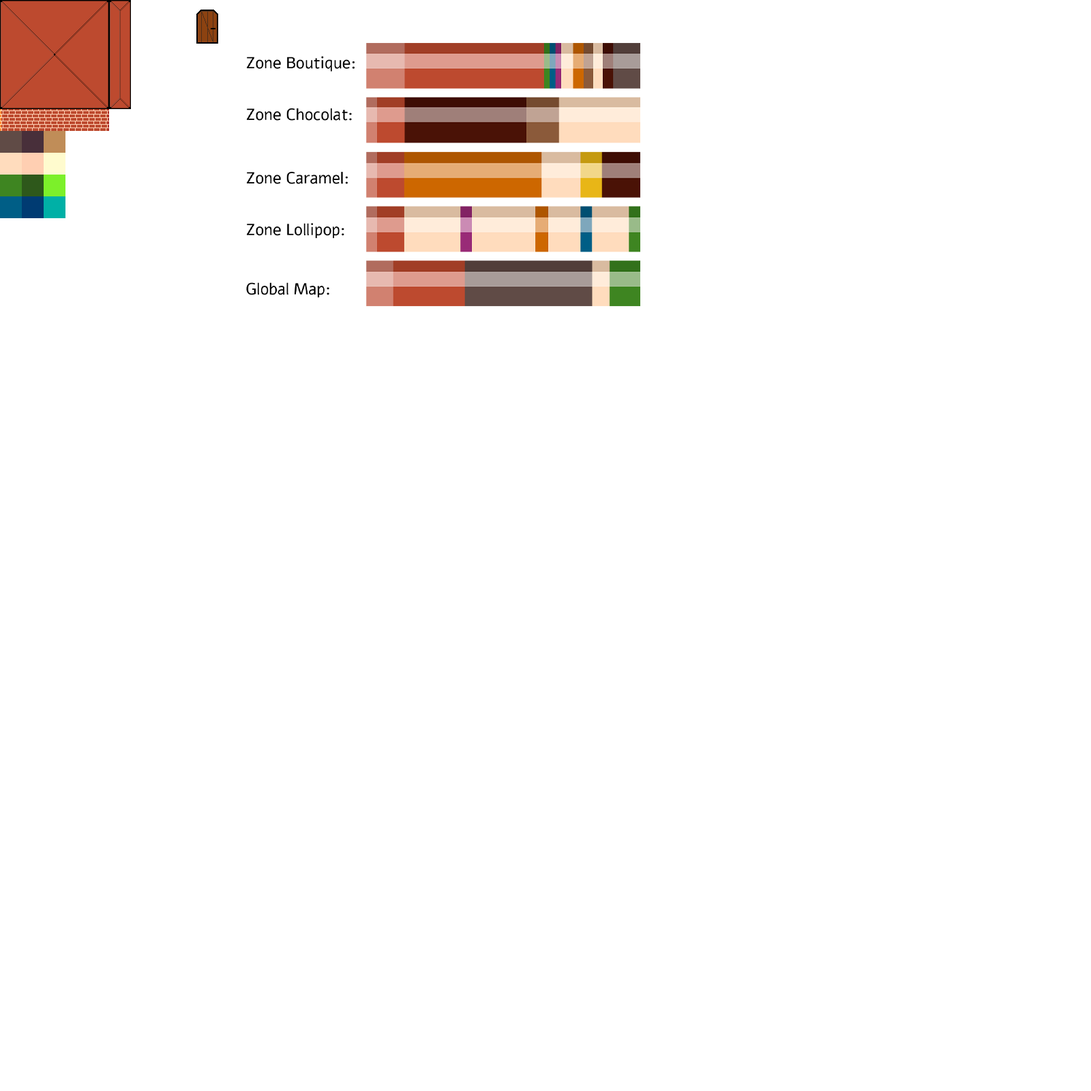
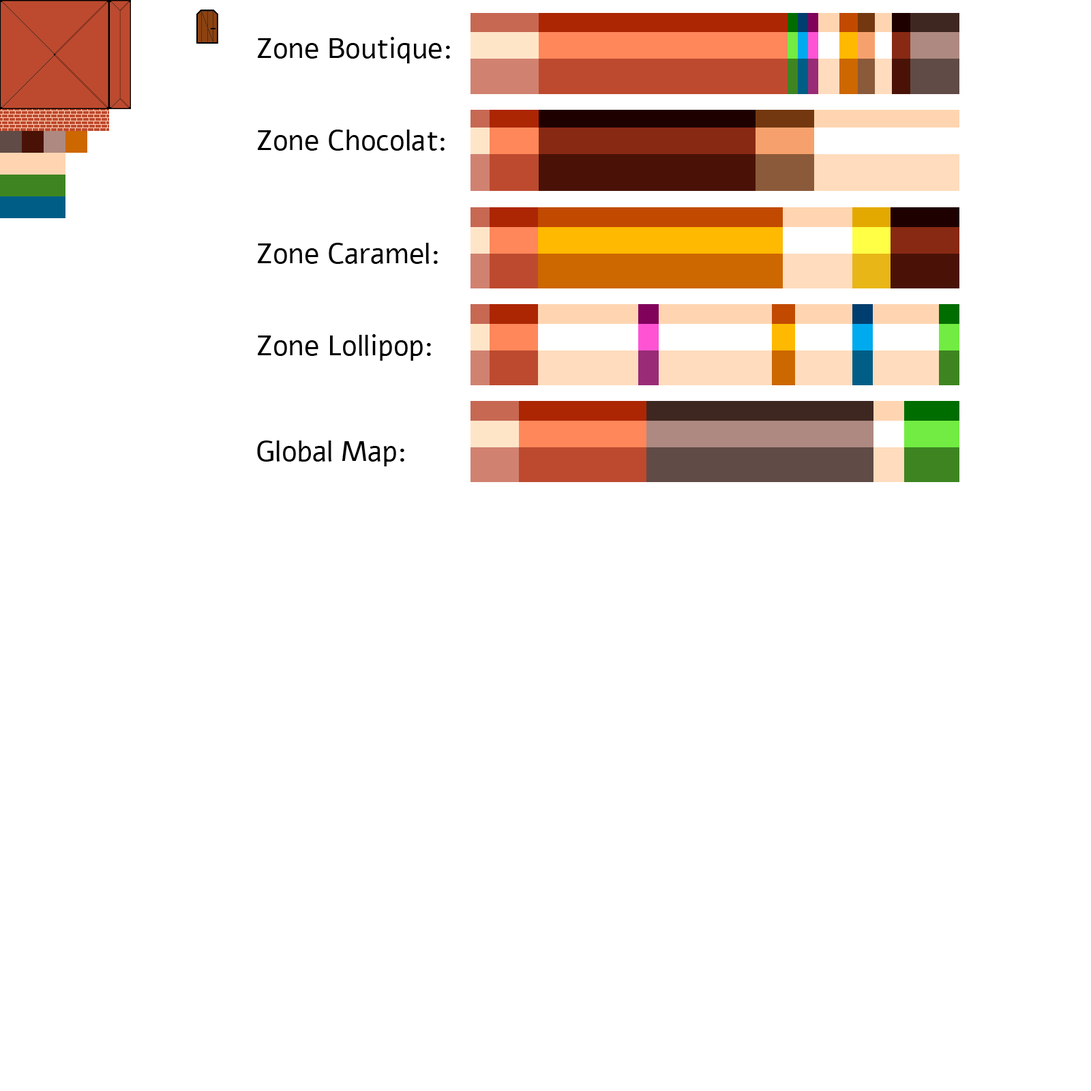
The second 1091x1091 image is a revision of the first. Changes to its layers:
removed layer "Bright" (1st of 2, in "Lights") from group "Lights" over (x1=0, y1=12, x2=960, y2=483)
removed layer "Bright" (2nd of 2, in "Lights") (was overlay) from group "Lights" over (x1=0, y1=109, x2=66, y2=219)
removed layer "Dark" from group "Lights" over (x1=0, y1=12, x2=960, y2=483)
removed layer "Calque 3" (was overlay) from group "Lights" over (x1=21, y1=109, x2=110, y2=219)
painted on "Calque 2" over (x1=0, y1=130, x2=88, y2=175)
painted on "Palette" over (x1=246, y1=12, x2=960, y2=483)
